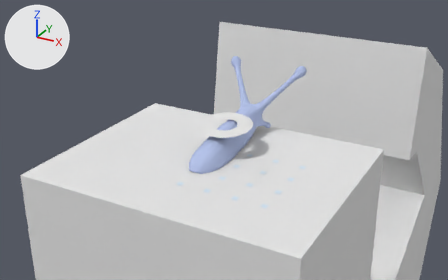
A saved change to the Blender file Game/Snail.blend.
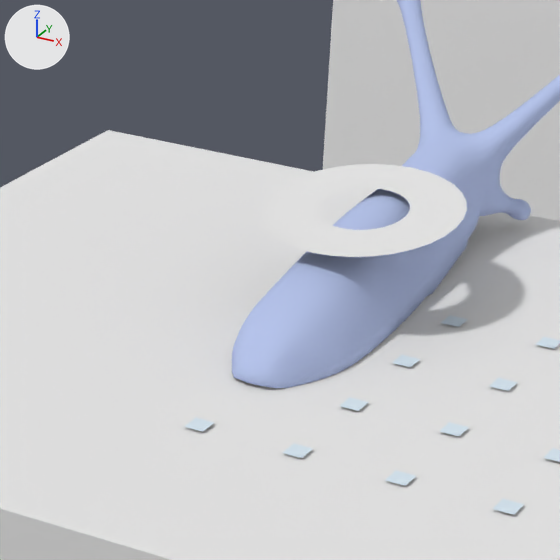
There are two pictures of each version: one from a camera (50 mm lens) standing at (19.61, -35.8, 17.7) and looking at (0.12, -0.36, -0.02), one close up on the part from 28% to 62% of the width and 24% to 79% of the height. Every picture has the same lights, and +X, +Y and +Z are marked at upper left.

Script lines for the objects in view, before the commit:
```python
me_cube_002 = bpy.data.meshes.new('Cube.002')
me_cube_002.from_pydata(...)  # 204 vertices, 214 faces; spans x -7.0..7.0, y -9.5..3.06, z -7.0..7.0
me_cube_002.polygons.foreach_set('use_smooth', [True] * 214)
me_cube_002.materials.append(mat_snail)  # blue #b5c3e9
me_nut_003 = bpy.data.meshes.new('Nut.003')
me_nut_003.from_pydata(...)  # 50 vertices, 48 faces; spans x -1.0..1.0, y -1.0..1.0, z -0.8..0.74
me_nut_003.polygons.foreach_set('use_smooth', [True] * 48)
me_nut_003.materials.append(None)
ob_body = bpy.data.objects.new('Body', me_cube_002)
ob_body.location = (0.0, -1.5, 0.0)
ob_body.rotation_euler = (0.0, 0.0, 3.142)  # degrees (0, 0, 180)
ob_body.show_transparent = True
_m = ob_body.modifiers.new('Subsurf', 'SUBSURF')
ob_nut = bpy.data.objects.new('Nut', None)
ob_nut.location = (0.0, 0.0, 1.0)
ob_nut.show_instancer_for_render = False
ob_nut.instance_type = 'COLLECTION'
ob_nut.instance_collection = col_nut
ob_nut.hide_set(True)  # its collection is switched off
ob_occupier_nut = bpy.data.objects.new('Occupier_Nut', me_nut_003)
ob_occupier_nut.parent = ob_nut_001
ob_occupier_nut.matrix_parent_inverse = Matrix(((0.906, 0.053, -0.419, 0.0), (0.0, 0.992, 0.125, 0.0), (0.423, -0.114, 0.899, 0.0), (0.0, 0.0, 0.0, 1.0)))
ob_occupier_nut.location = (0.0, 0.0, 0.0)
ob_occupier_nut.rotation_euler = (0.139, 0.433, 0.0584)  # degrees (8, 25, 3.3)
# also in view: 'Cube' at (0.0, 13.82, -16.09); 'Shockwave' at (0.0, 0.0, 1.0)
```
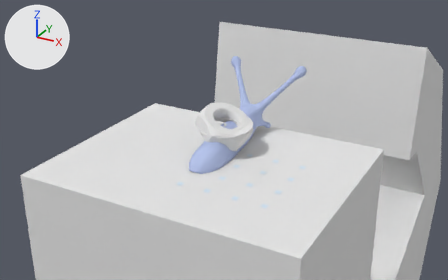
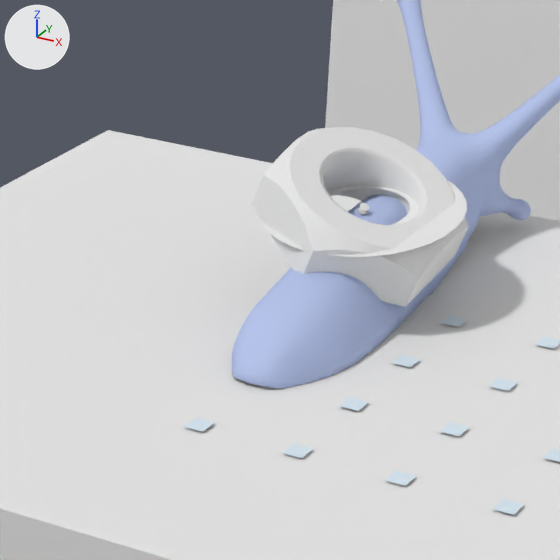
Changed parts and their boxes (x1, y1, x2, y2) in the close-ups (560 x 560 px):
'Nut', shown: after (251, 127, 469, 307)
'Shockwave', unchanged, covered by the edit: before (260, 164, 467, 257); after (262, 181, 467, 257)

Patch to the scene script:
```diff
--- a/Game/Snail.blend.py
+++ b/Game/Snail.blend.py
@@ ob_nut @@
 ob_nut.instance_collection = col_nut
-ob_nut.hide_set(True)  # its collection is switched off
@@ ob_occupier_nut @@
 ob_occupier_nut.rotation_euler = (0.139, 0.433, 0.0584)  # degrees (8, 25, 3.3)
+ob_occupier_nut.scale = (0.1, 0.1, 0.1)
```
